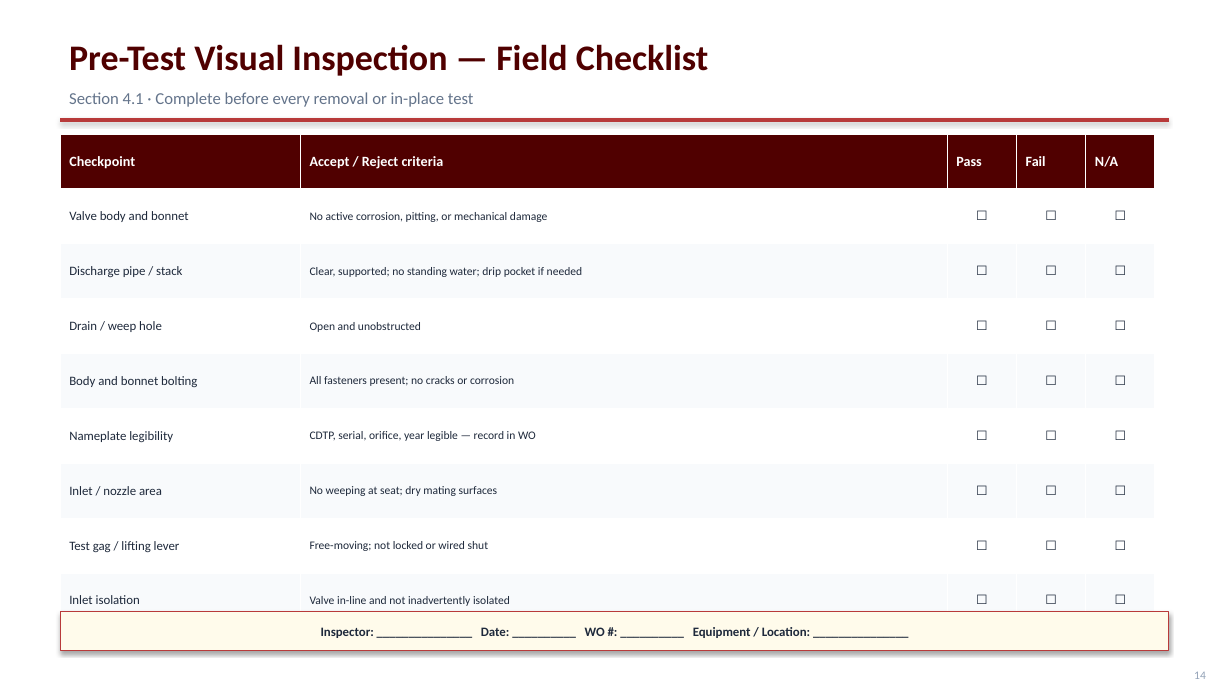
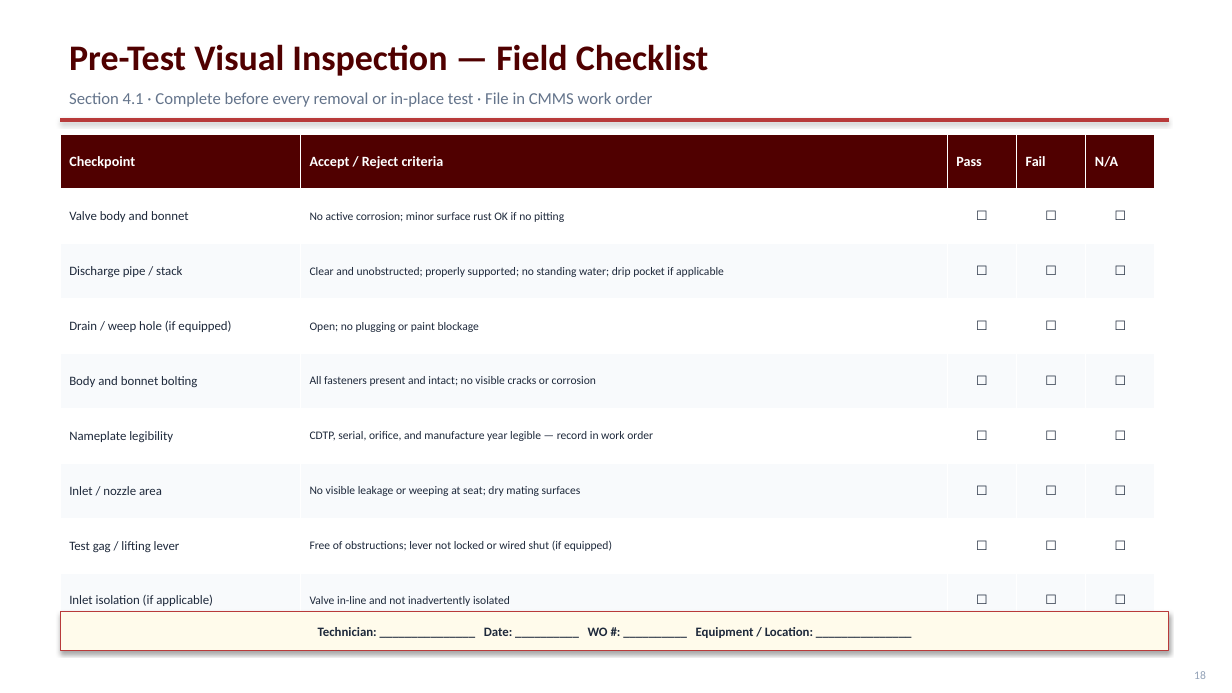
Before and after one commit to stavan12-a11y/PSV-Compliance-Tracking-Dashboard, a slide deck: slide 19 of docs/presentation/UES-Steam-Safety-Program.pptx (slide 15 before the commit). Drawn at 1232x693 pixels with LibreOffice and Linux fonts; fonts in the diff are those of the drawing. Boxes give left, top, right and bottom in pixels: in the first picture for what was removed or moved away, otherwise in the second. Text is boxed around its words. In the diff, an @@ line names an element or a change of style, - is before the commit and + after.

```diff
--- a/docs/presentation/UES-Steam-Safety-Program.pptx
+++ b/docs/presentation/UES-Steam-Safety-Program.pptx
@@ text at [69, 92, 652, 107]: text changed @@
-Section 4.1 · Complete before every removal or in-place test
+Section 4.1 · Complete before every removal or in-place test · File in CMMS work order
@@ table at [60, 134, 1155, 628] @@
-row 2, column 2: No active corrosion, pitting, or mechanical damage
+row 2, column 2: No active corrosion; minor surface rust OK if no pitting
-row 3, column 2: Clear, supported; no standing water; drip pocket if needed
+row 3, column 2: Clear and unobstructed; properly supported; no standing water; drip pocket if applicable
-row 4, column 1: Drain / weep hole
+row 4, column 1: Drain / weep hole (if equipped)
-row 4, column 2: Open and unobstructed
+row 4, column 2: Open; no plugging or paint blockage
-row 5, column 2: All fasteners present; no cracks or corrosion
+row 5, column 2: All fasteners present and intact; no visible cracks or corrosion
-row 6, column 2: CDTP, serial, orifice, year legible — record in WO
+row 6, column 2: CDTP, serial, orifice, and manufacture year legible — record in work order
-row 7, column 2: No weeping at seat; dry mating surfaces
+row 7, column 2: No visible leakage or weeping at seat; dry mating surfaces
-row 8, column 2: Free-moving; not locked or wired shut
+row 8, column 2: Free of obstructions; lever not locked or wired shut (if equipped)
-row 9, column 1: Inlet isolation
+row 9, column 1: Inlet isolation (if applicable)
@@ text in rectangle at [318, 627, 813, 638]: text changed @@
-Inspector: _______________ Date: __________ WO #: __________ Equipment / Location: _______________
+Technician: _______________ Date: __________ WO #: __________ Equipment / Location: _______________
@@ text at [1194, 671, 1206, 679]: text changed @@
-14
+18
```
Also in this commit, not shown: 9 other slides changed, 15 slides added, 7 slides removed, 1 other file.
